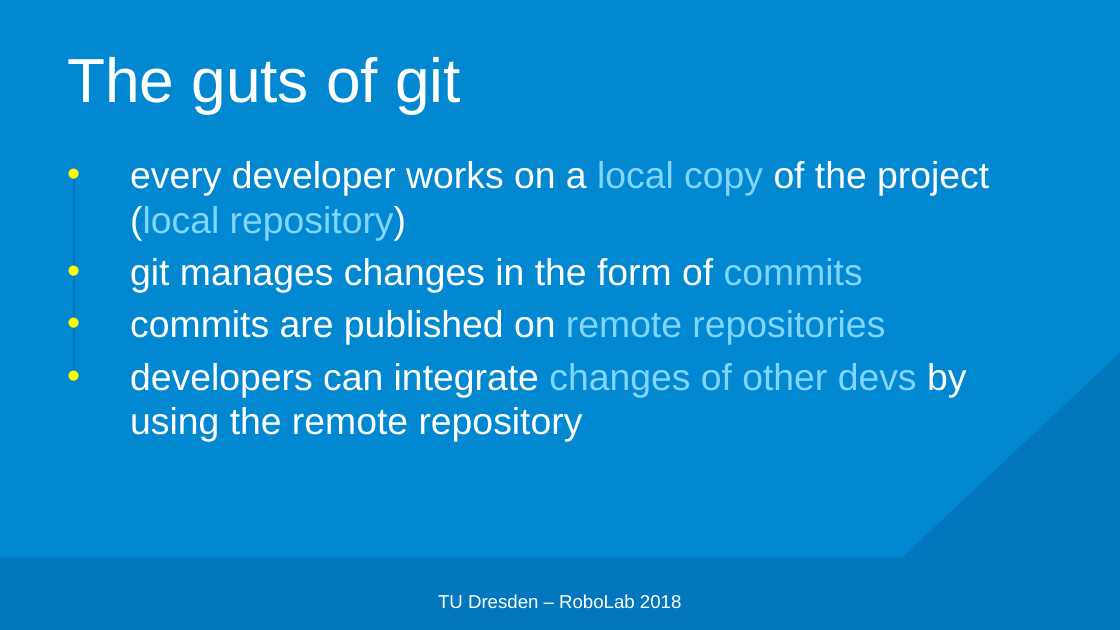
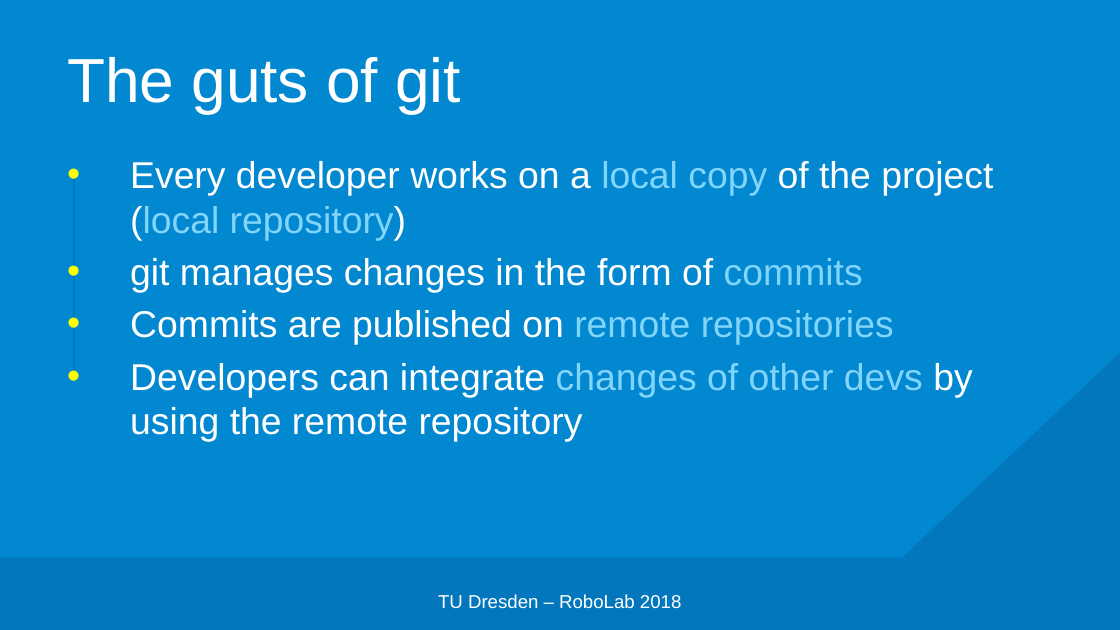
Before and after one commit to edisontrent1337/gitslides, a slide deck: slide 9 of Git.pptx. Drawn at 1120x630 pixels with LibreOffice and Linux fonts; fonts in the diff are those of the drawing; background and template pictures are left out. Boxes give left, top, right and bottom in pixels: in the first picture for what was removed or moved away, otherwise in the second. Text is boxed around its words. In the diff, an @@ line names an element or a change of style, - is before the commit and + after.

```diff
--- a/Git.pptx
+++ b/Git.pptx
@@ text at bbox=[130, 161, 993, 241]: text changed @@
-• every developer works on a local copy of the project (local repository)
+• Every developer works on a local copy of the project (local repository)
@@ text at bbox=[130, 310, 972, 442]: text changed @@
-• commits are published on remote repositories
-• developers can integrate changes of other devs by using the remote repository
+• Commits are published on remote repositories
+• Developers can integrate changes of other devs by using the remote repository
```
Also in this commit, not shown: 26 other slides changed, 1 other file.
